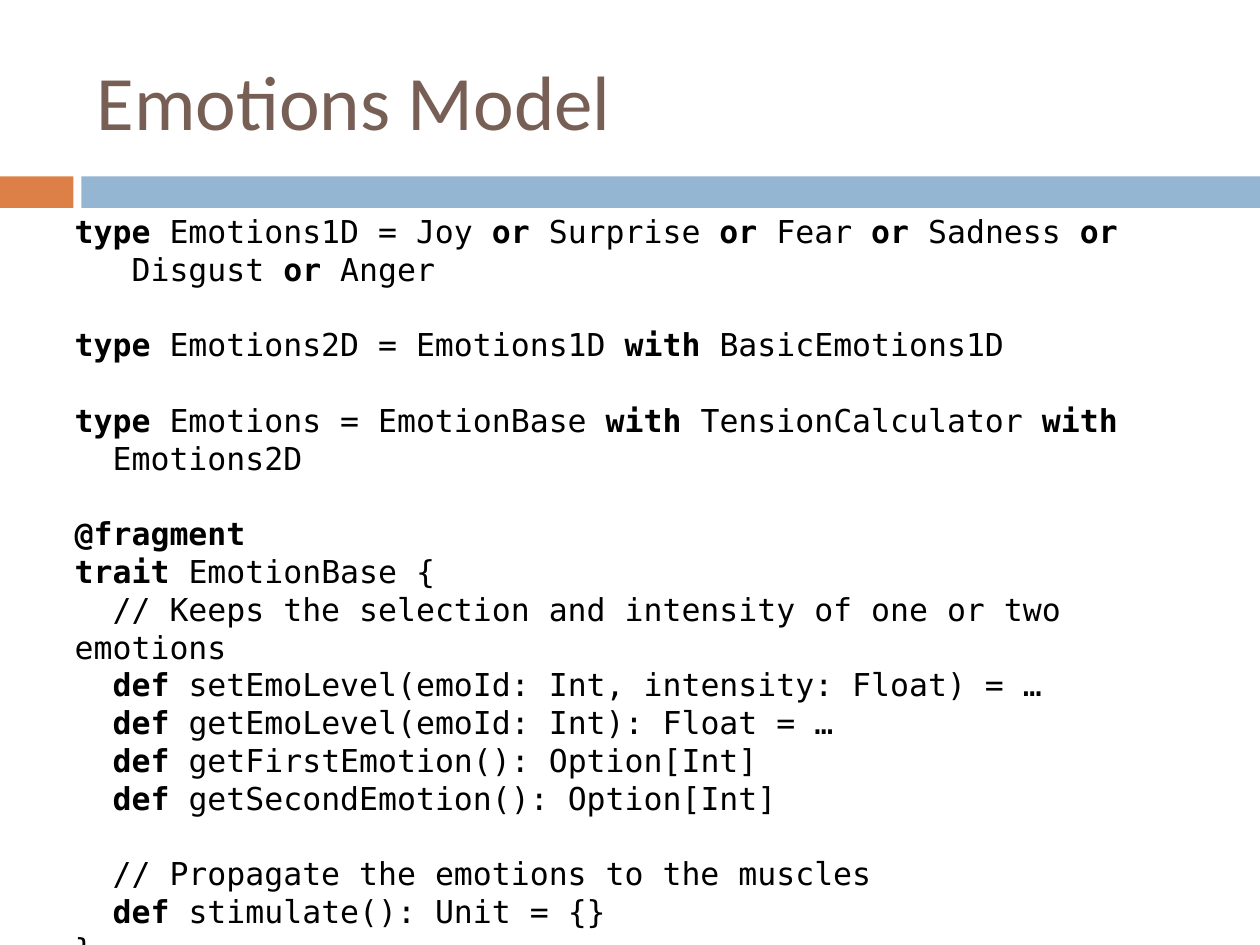
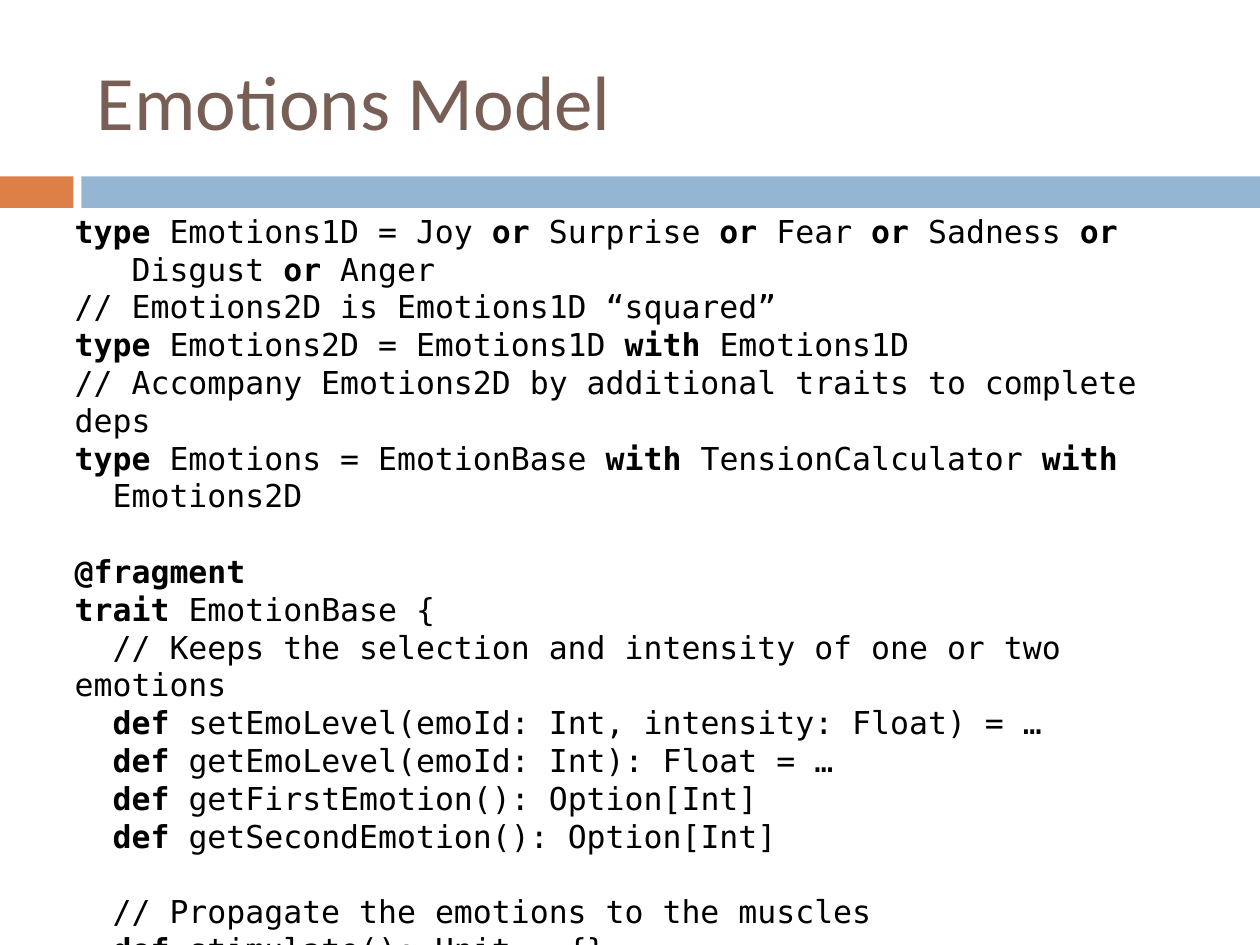
Before and after one commit to zslajchrt/morpheus, a slide deck: slide 11 of src/main/doc/papers/sdot2015.pptx. Drawn at 1260x945 pixels with LibreOffice and Linux fonts; fonts in the diff are those of the drawing. Boxes give left, top, right and bottom in pixels: in the first picture for what was removed or moved away, otherwise in the second. Text is boxed around its words. In the diff, an @@ line names an element or a change of style, - is before the commit and + after.

```diff
--- a/src/main/doc/papers/sdot2015.pptx
+++ b/src/main/doc/papers/sdot2015.pptx
@@ text at [75,294,1137,439]: text changed @@
-type Emotions2D = Emotions1D with BasicEmotions1D
+// Emotions2D is Emotions1D “squared”
+type Emotions2D = Emotions1D with Emotions1D
+// Accompany Emotions2D by additional traits to complete deps
```
Also in this commit, not shown: 1 other slide changed, 2 other files.
